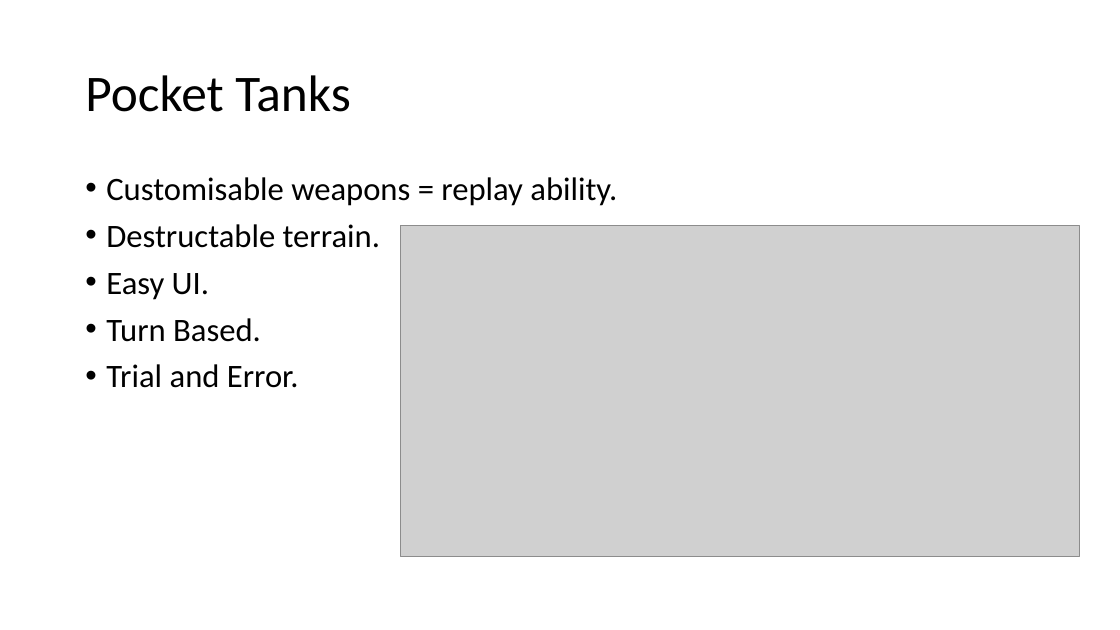
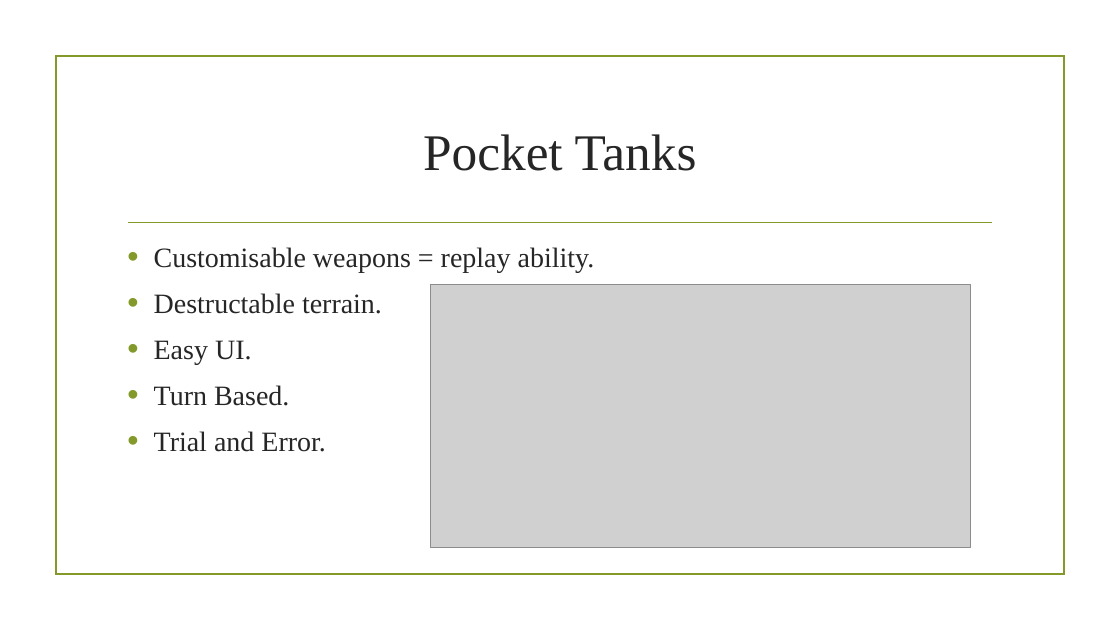
Before and after one commit to UoSGamesGroups/second-semester-dm-group-1, a slide deck: slide 4 of docs/presentation/Adversarial Physics.pptx. Drawn at 1120x630 pixels with LibreOffice and Linux fonts; fonts in the diff are those of the drawing; grey boxes stand for pictures; background and template pictures are left out. Boxes give left, top, right and bottom in pixels: in the first picture for what was removed or moved away, otherwise in the second. Text is boxed around its words. In the diff, an @@ line names an element or a change of style, - is before the commit and + after.

```diff
--- a/docs/presentation/Adversarial Physics.pptx
+++ b/docs/presentation/Adversarial Physics.pptx
@@ rectangle added at <box>55,56,1064,575</box>, outline #83992A 1.25 pt @@
@@ title "Pocket Tanks": place and size @@
-title "Pocket Tanks" at <box>85,75,350,112</box>
+title "Pocket Tanks" at <box>423,134,697,171</box>
@@ title "Pocket Tanks" at <box>423,134,697,171</box>: font Calibri to Times New Roman, text colour #000000 to #262626; alignment left to centre; line spacing 0.9 to 1 @@
@@ text "Customisable weapons = replay ability.": place and size @@
-text "Customisable weapons = replay ability." at <box>106,177,617,388</box>
+text "Customisable weapons = replay ability." at <box>154,247,595,452</box>
@@ text "Customisable weapons = replay ability." at <box>154,247,595,452</box>: size 28 to 24 pt, font Calibri to Times New Roman, text colour #000000 to #262626; indent changed; line spacing 0.9 to 1 @@
@@ line added from (129, 223) to (992, 223), #83992A 1.25 pt @@
@@ picture: place and size @@
-picture at <box>400,225,1080,556</box>
+picture at <box>431,284,971,547</box>
```
Also in this commit, not shown: 8 other slides changed, 1 slide added.
